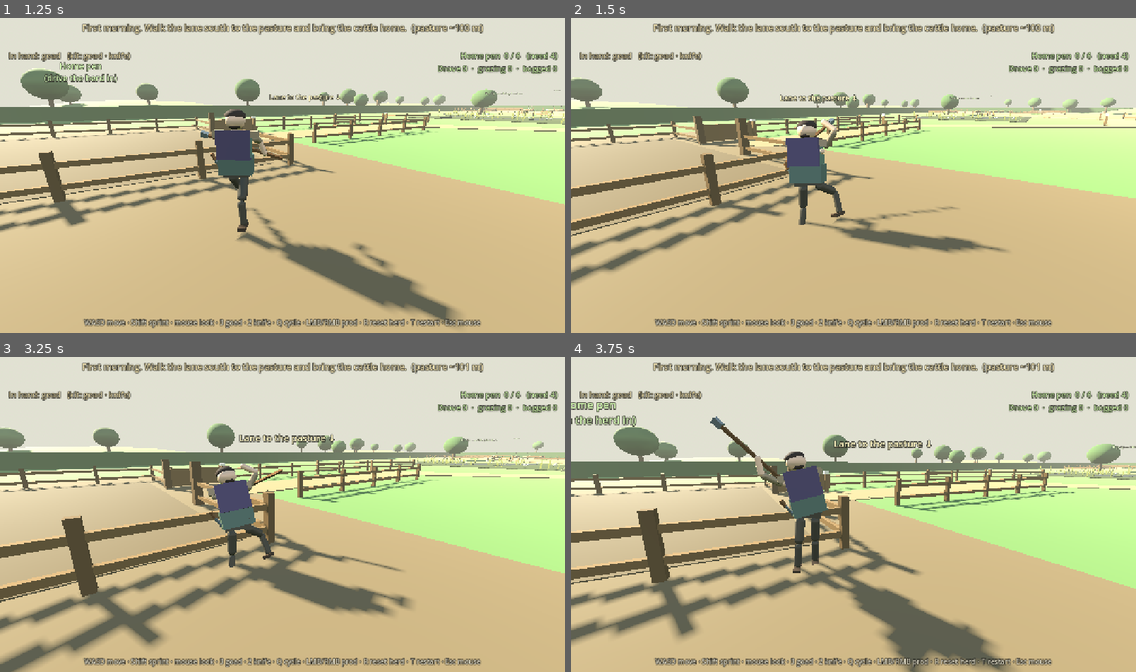
Above: before the commit, frames 1-4 (two rows, left to right).
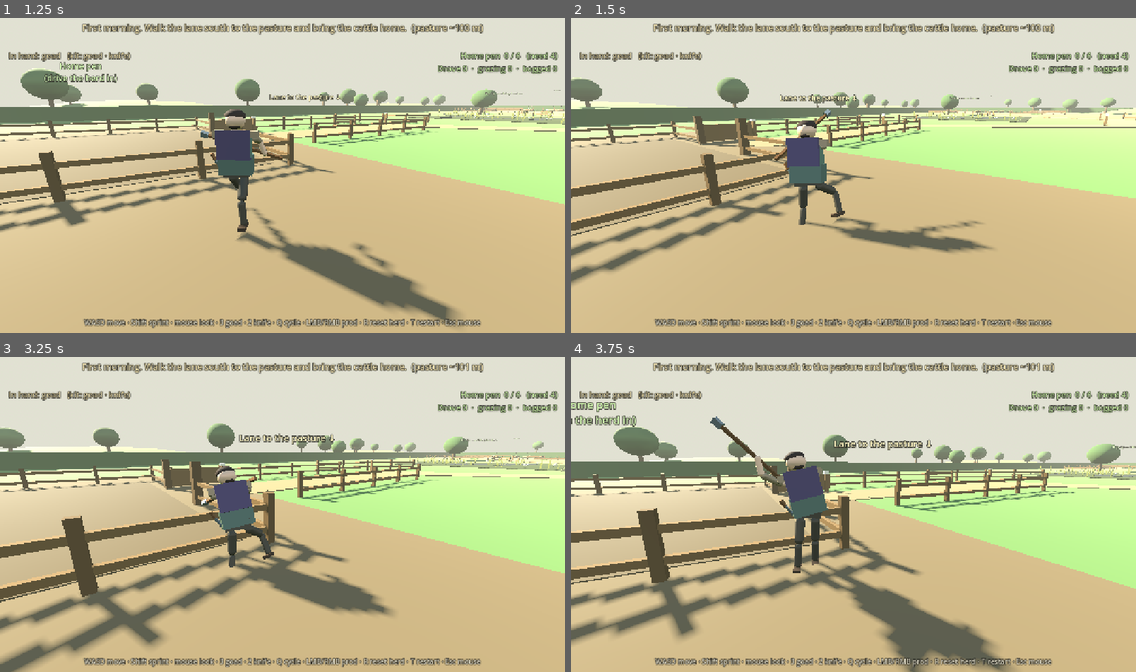
Above: after the commit, the same moments.

Repository: fortins4/devPlayground
Game: Godot game, scene res://scenes/prologue/opening_cattle_drive.tscn
Same seed, same stepped clock (60 frames per second), same inputs: the game is played once before the commit and once after it. This scene is started directly instead of the project's main scene.
Inputs (mouse positions are in pixels of both pictures, inside the frame that each line leads up to):
- Up to frame 1 (1.25 s): tap Enter at 0.5 s; move the mouse to (276, 178) at 0.52 s; hold W (move_forward) from 0.53 s (still down); hold Right mouse button (attack_heavy) from 0.53 s (still down); click (276, 178) at 0.67 s; tap Space (jump) at 0.77 s
- Up to frame 2 (1.5 s): keep holding W (move_forward); move the mouse to (893, 178) at 1.27 s; release Right mouse button (attack_heavy) at 1.28 s; click (893, 178) at 1.35 s
- Up to frame 3 (3.25 s): tap Space (jump) at 1.52, 3.02 s; move the mouse to (237, 508) at 2.02 s; hold H (band_toggle) 2.03-2.78 s; move the mouse to (288, 514) at 2.77 s; release W (move_forward) at 2.78 s; hold A (move_left) from 2.78 s (still down); tap Ctrl (crouch) at 2.85 s; click (288, 514) at 2.92 s
- Up to frame 4 (3.75 s): move the mouse to (830, 508) at 3.52 s; release A (move_left) at 3.53 s; hold W (move_forward) from 3.53 s (still down); hold Q (cycle_weapon) from 3.53 s (still down)

Frame 1 is identical in both runs. In frame 2, 0.6% of the frame differs, in the area x 35-78%, y 28-75%; in frame 3, 0.7%, in the area x 35-73%, y 33-80%; in frame 4, nothing differs.

Commit message:
fix(combat): do not re-slide after charged shoulder seat
Post-seat body slide pushed spaced stations back out of arm reach.
Seat last for side charged releases and nudge the forward palm in.

Diff:
--- a/scripts/characters/player/player_controller.gd
+++ b/scripts/characters/player/player_controller.gd
@@ -1530,12 +1530,10 @@
 	# spaced palms can actually hold it — slide-only left the mid station
 	# past left-arm reach so both hands piled on the butt.
 	if not overhead:
+		# Seat last — a follow-up slide was shoving stations back out of reach.
 		var seated: Array = _seat_charged_shaft_at_shoulders(butt_w, tip_w)
 		butt_w = seated[0]
 		tip_w = seated[1]
-		cleared = _slide_line_off_body(butt_w, tip_w)
-		butt_w = cleared[0]
-		tip_w = cleared[1]
 	var goad := _place_continuous_shaft(butt_w, tip_w)
 	if goad:
 		# Fixed stations along the wood — nearest-to-shoulder piled both hands on the butt.
@@ -1809,7 +1807,7 @@
 	var mid_sh: Vector3 = (r_sh + l_sh) * 0.5
 	var swing_mid_y := (butt_w.y + tip_w.y) * 0.5
 	# Hold the wood just ahead of the chest — close enough for both palms.
-	var grip_mid: Vector3 = mid_sh + face * 0.40
+	var grip_mid: Vector3 = mid_sh + face * 0.34
 	grip_mid.y = clampf(swing_mid_y, mid_sh.y - 0.10, mid_sh.y + 0.40)
 	# ~38cm of shaft between palms (readable two-hand swing).
 	var spacing := 0.38
@@ -1817,6 +1815,18 @@
 	# right station is goad Y 0.14 ⇒ world = butt + axis * (0.255 + 0.14)
 	butt_w = right_pt - axis * (0.255 + 0.14)
 	tip_w = butt_w + axis * 1.30
+	# Nudge so the forward (left) station stays inside left-arm reach.
+	var left_pt: Vector3 = butt_w + axis * (0.255 + 0.52)
+	var left_d := l_sh.distance_to(left_pt)
+	if left_d > 0.48:
+		var step := l_sh - left_pt
+		var into := -step.dot(face)
+		if into > 0.0:
+			step += face * into
+		if step.length_squared() > 0.0001:
+			step = step.normalized() * minf(left_d - 0.45, 0.32)
+			butt_w += step
+			tip_w += step
 	return [butt_w, tip_w]
 
 
@@ -2625,7 +2635,7 @@
 	var shoulder: Vector3 = arm.global_position
 	var best: Vector3 = shaft.to_global(Vector3(0.0, shaft_y, 0.0))
 	var best_d := shoulder.distance_to(best)
-	if best_d > 0.85:
+	if best_d > 0.70:
 		return
 	var l1 := 0.30
 	var palm := 0.22
